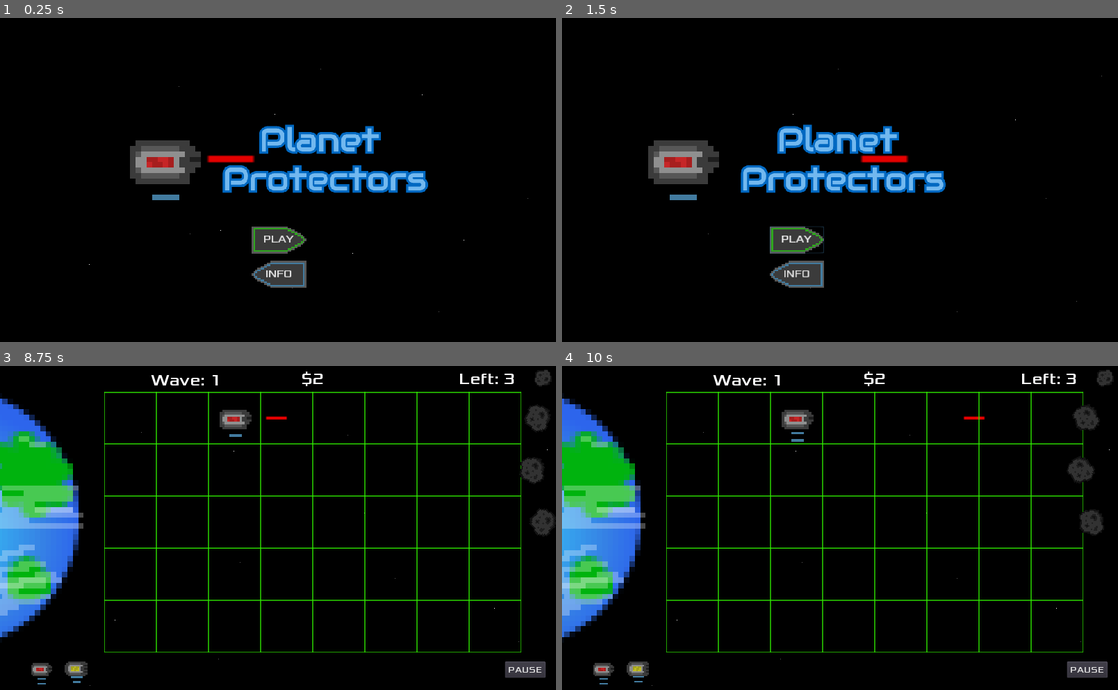
Above: before the commit, frames 1-4 (two rows, left to right).
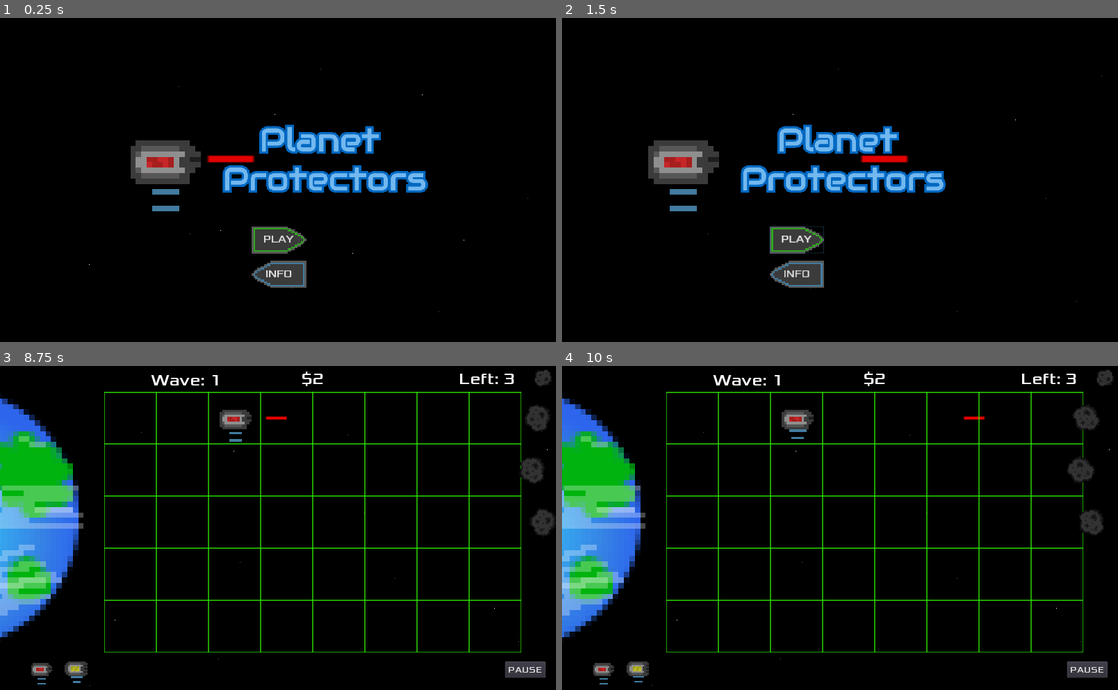
Above: after the commit, the same moments.

Repository: EthanMHolland/PlanetProtectors
Game: Godot game, scene res://src/TitleScreen.tscn
The game is run twice, just before and just after one commit, with the same random seed, the same clock (stepped at 60 frames per second) and the same inputs.
Inputs (mouse positions are in pixels of both pictures, inside the frame that each line leads up to):
- Up to frame 1 (0.25 s): no input
- Up to frame 2 (1.5 s): click "PLAY" at 0.5 s; click "PLAY" at 1.25 s
- Up to frame 3 (8.75 s): click "INFO" at 2 s; move the mouse to (400, 511) at 2.77 s; tap 0 (add_funds) at 2.85 s; click (400, 511) at 2.92 s; drag from (494, 417) to (311, 518) at 3.52 s; move the mouse to (394, 417) at 4.27 s; tap = (increase_wave) at 4.35 s; click (394, 417) at 4.42 s; drag from (294, 417) to (450, 417) at 5.02 s; tap Enter at 5.75 s; drag from (127, 417) to (38, 670) at 5.77 s; click "PAUSE" at 6.5 s; click "RESUME" at 7.25 s; drag from (38, 670) to (233, 417) at 8.02 s
- Up to frame 4 (10 s): move the mouse to (639, 670) at 8.77 s; press the mouse at (639, 670) at 8.78 s; release the mouse at (639, 670) at 9.5 s; drag from (745, 417) to (639, 670) at 9.52 s

The runs differ from the first frame. In frame 1, 0.3% of the frame differs, in the area x 23-33%, y 39-60%; in frame 2, 0.3%; in frame 3, less than 0.1%; in frame 4, less than 0.1%.

Commit message:
Changed damage to battery when hit by asteroid from 3 to 5. As to make it take 1/3 of the health

Diff:
--- a/project/src/LaserTower.gd
+++ b/project/src/LaserTower.gd
@@ -36,7 +36,7 @@
 #detects if the tower is hit by an asteroid
 func _on_LaserTower_area_entered(area):
 	if area.is_in_group("Asteroid"):
-		_shots_left -= 3
+		_shots_left -= 5
 
 
 func _check_shots():
--- a/project/src/LaserTower.tscn
+++ b/project/src/LaserTower.tscn
@@ -146,7 +146,6 @@
 position = Vector2( 0, 1.59701 )
 frames = SubResource( 22 )
 animation = "battery5"
-frame = 1
 playing = true
 
 [node name="CollisionShape2D" type="CollisionShape2D" parent="."]
--- a/project/src/ShotgunTower.gd
+++ b/project/src/ShotgunTower.gd
@@ -52,7 +52,7 @@
 #detects if the tower is hit by an asteroid
 func _on_LaserTower_area_entered(area):
 	if area.is_in_group("Asteroid"):
-		_shots_left -= 3
+		_shots_left -= 5
 
 
 func _on_MidshotTimer_timeout():
